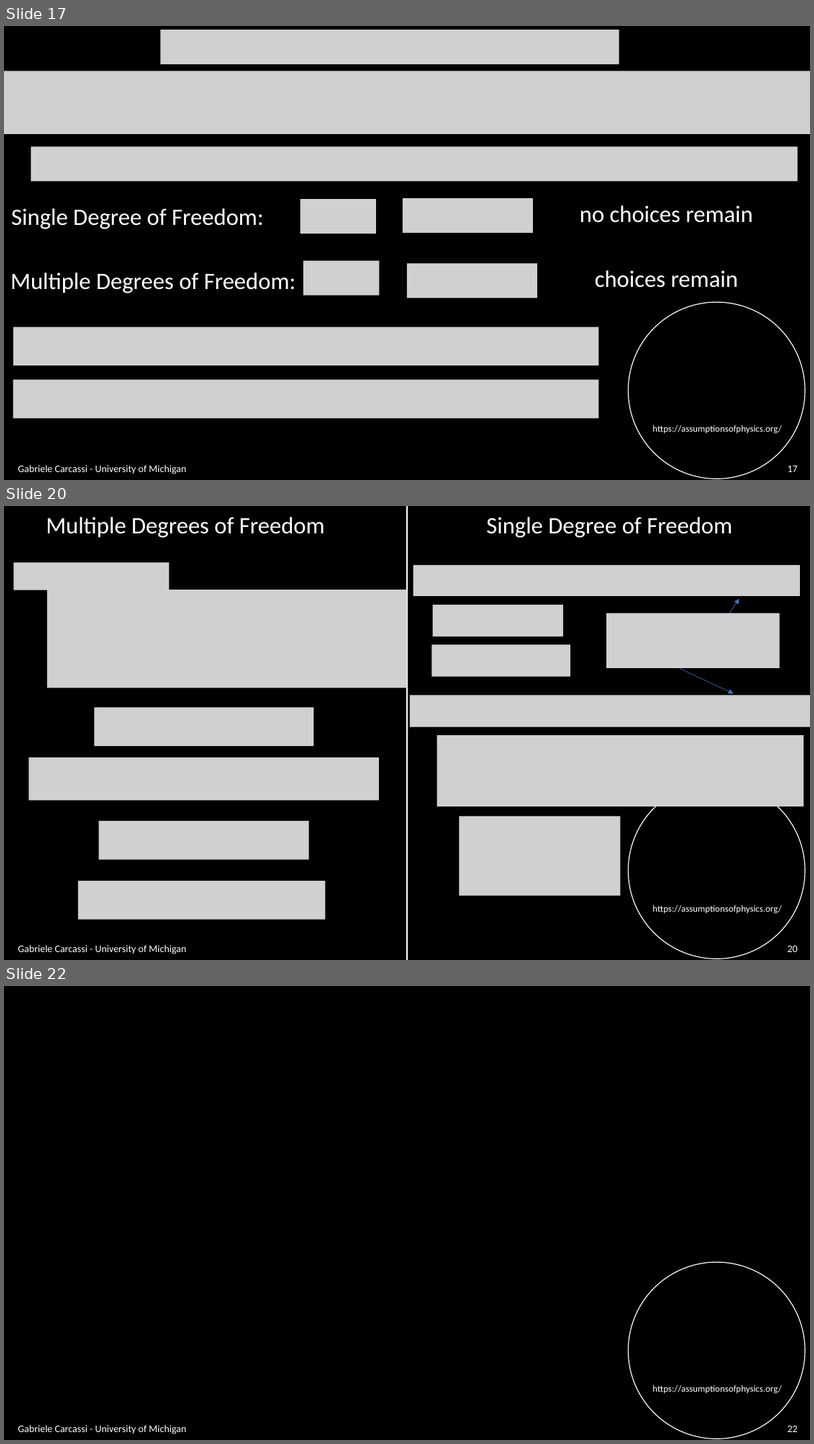
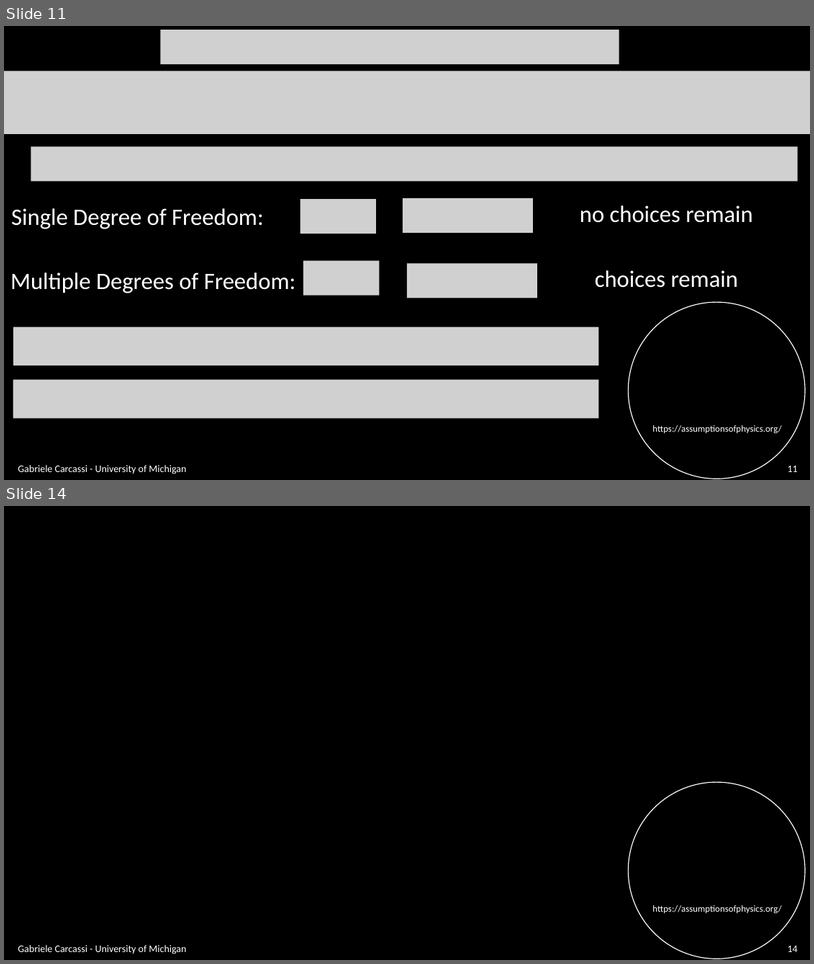
Before and after one commit to assumptionsofphysics/slides, a slide deck: BookCompanions-v2/RP-Class-4.pptx. Shown one above the other, each under a label of ours: slides 17, 20 and 22 before the commit, slides 11 and 14 after it; the slides between them are not shown. The pictures are 814x1444 and 814x964 pixels, drawn with LibreOffice and Linux fonts; fonts in the diff are those of the drawing; grey boxes stand for pictures; background and template pictures are left out. Boxes give left, top, right and bottom in pixels: in the first picture for what was removed or moved away, otherwise in the second. Text is boxed around its words. In the diff, an @@ line names an element or a change of style, - is before the commit and + after.

```diff
--- a/BookCompanions-v2/RP-Class-4.pptx
+++ b/BookCompanions-v2/RP-Class-4.pptx
@@ slide 20 removed at [4,506,810,960], background #000000; not listed: 2 template elements that a slide beside it also shows @@
@@ text removed at [46,517,325,538] @@
-Multiple Degrees of Freedom
@@ line removed from (407, 506) to (407, 960) @@
@@ text removed at [486,517,733,538] @@
-Single Degree of Freedom
@@ picture removed at [13,562,169,590] @@
@@ picture removed at [414,565,801,596] @@
@@ picture removed at [47,590,407,687] @@
@@ picture removed at [433,605,563,636] @@
@@ picture removed at [607,613,780,668] @@
@@ arrow removed from (712, 641) to (740, 599) @@
@@ picture removed at [432,644,570,677] @@
@@ arrow removed from (680, 668) to (734, 693) @@
@@ picture removed at [410,695,810,727] @@
@@ picture removed at [94,708,314,746] @@
@@ picture removed at [437,735,804,807] @@
@@ picture removed at [28,757,379,800] @@
@@ picture removed at [99,821,309,860] @@
@@ picture removed at [460,816,621,896] @@
@@ picture removed at [78,880,326,919] @@
@@ text removed at [18,944,186,954] @@
-Gabriele Carcassi - University of Michigan
@@ page number removed at [788,945,798,952] @@
-20
@@ what was slide 17 is now slide 11 @@
@@ page number at [788,465,798,472]: text changed @@
-17
+11
@@ what was slide 22 is now slide 14 @@
@@ page number at [788,945,798,952]: text changed @@
-22
+14
```
Also in this commit, not shown: 9 slides changed, 5 other slides removed.
